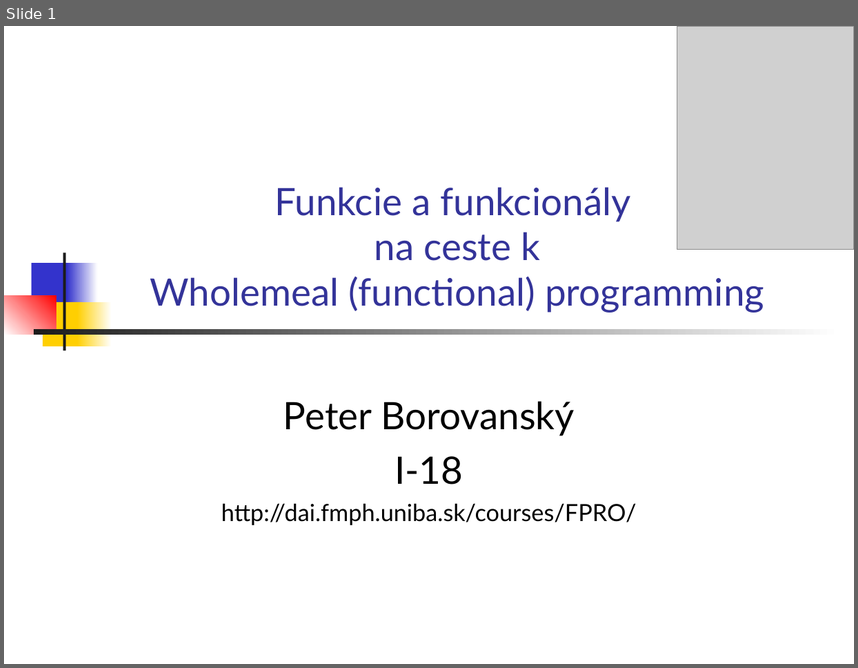
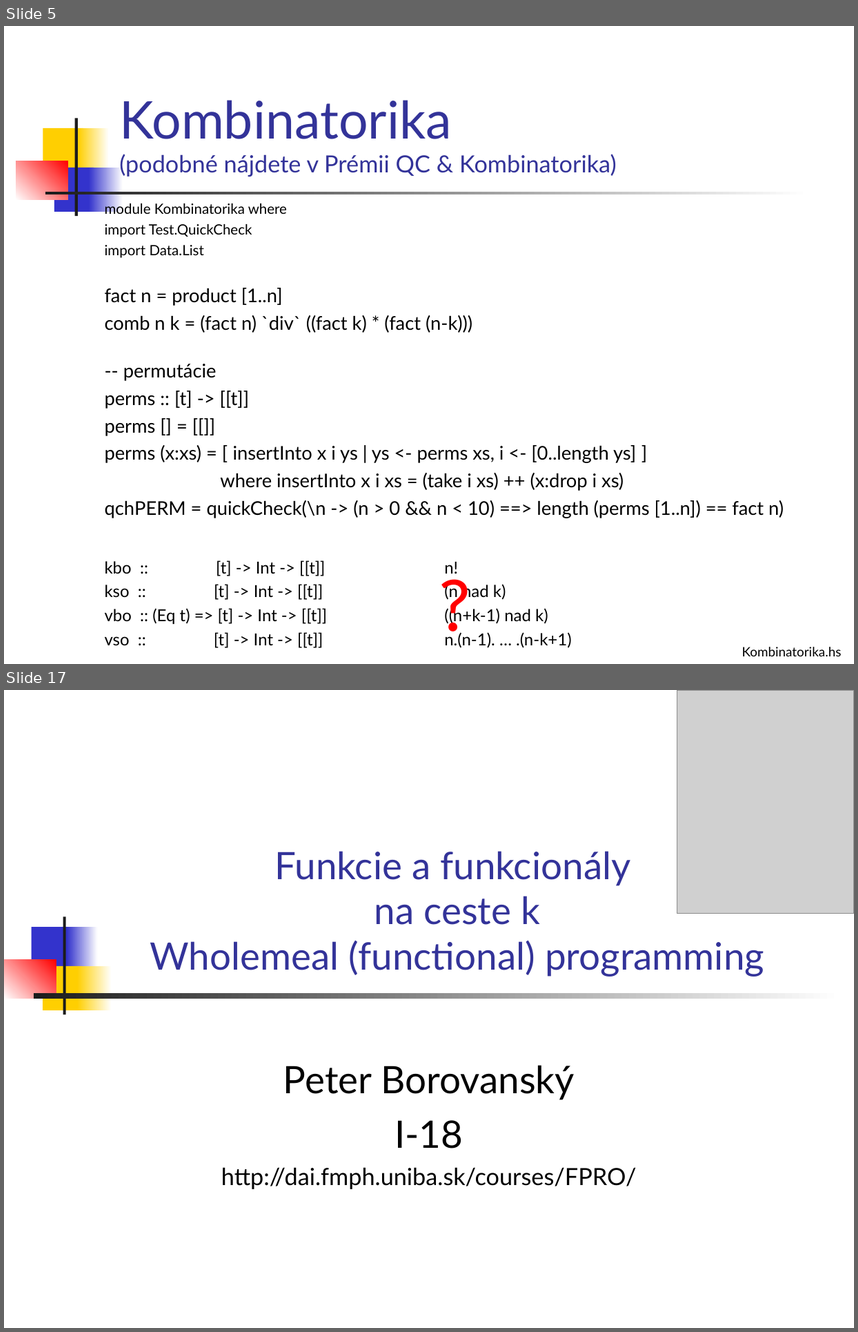
Before and after one commit to Funkcionalne/Prednasky, a slide deck: 03/03_fpro.ppt. Shown one above the other, each under a label of ours: slide 1 before the commit, slides 5 and 17 after it; the slides between them are not shown. The pictures are 858x668 and 858x1332 pixels, drawn with LibreOffice and Linux fonts; fonts in the diff are those of the drawing; grey boxes stand for pictures. Boxes give left, top, right and bottom in pixels: in the first picture for what was removed or moved away, otherwise in the second. Text is boxed around its words. In the diff, an @@ line names an element or a change of style, - is before the commit and + after.

```diff
--- a/03/03_fpro.ppt
+++ b/03/03_fpro.ppt
@@ slide 5 added at [4,26,854,664], background #FFFFFF @@
@@ title added at [119,100,617,177], 20 pt, text #333399 @@
+Kombinatorika
+(podobné nájdete v Prémii QC & Kombinatorika)
@@ rectangle added at [43,128,84,172], fill #FFCF01 @@
@@ rectangle added at [74,118,77,216], fill #1C1C1C @@
@@ rectangle added at [79,128,110,172], fill gradient #FFCF01 to #FFFFFF @@
@@ rectangle added at [16,161,67,199], fill gradient #FFFFFF to #FF0000 @@
@@ rectangle added at [54,167,93,212], fill #3333CC @@
@@ rectangle added at [89,167,123,212], fill gradient #3333CC to #FFFFFF @@
@@ rectangle added at [45,192,810,194], fill gradient #1C1C1C to #FFFFFF @@
@@ text added at [105,202,784,648], 16 pt, text #000000 @@
+module Kombinatorika where
+import Test.QuickCheck
+import Data.List
+fact n = product [1..n]
+comb n k = (fact n) `div` ((fact k) * (fact (n-k)))
+-- permutácie
+perms :: [t] -> [[t]]
+perms [] = [[]]
+perms (x:xs) = [ insertInto x i ys | ys <- perms xs, i <- [0..length ys] ]
+where insertInto x i xs = (take i xs) ++ (x:drop i xs)
+qchPERM = quickCheck(\n -> (n > 0 && n < 10) ==> length (perms [1..n]) == fact n)
+kbo :: [t] -> Int -> [[t]] n!
+kso :: [t] -> Int -> [[t]] (n nad k)
+vbo :: (Eq t) => [t] -> Int -> [[t]] ((n+k-1) nad k)
+vso :: [t] -> Int -> [[t]] n.(n-1). … .(n-k+1)
@@ text added at [430,556,478,649], 60 pt, text #FF0000 @@
+?
@@ text added at [742,646,842,656], 11 pt, text #000000 @@
+Kombinatorika.hs
@@ what was slide 1 is now slide 17 @@
```
Also in this commit, not shown: 23 other slides added, 2 other files.
